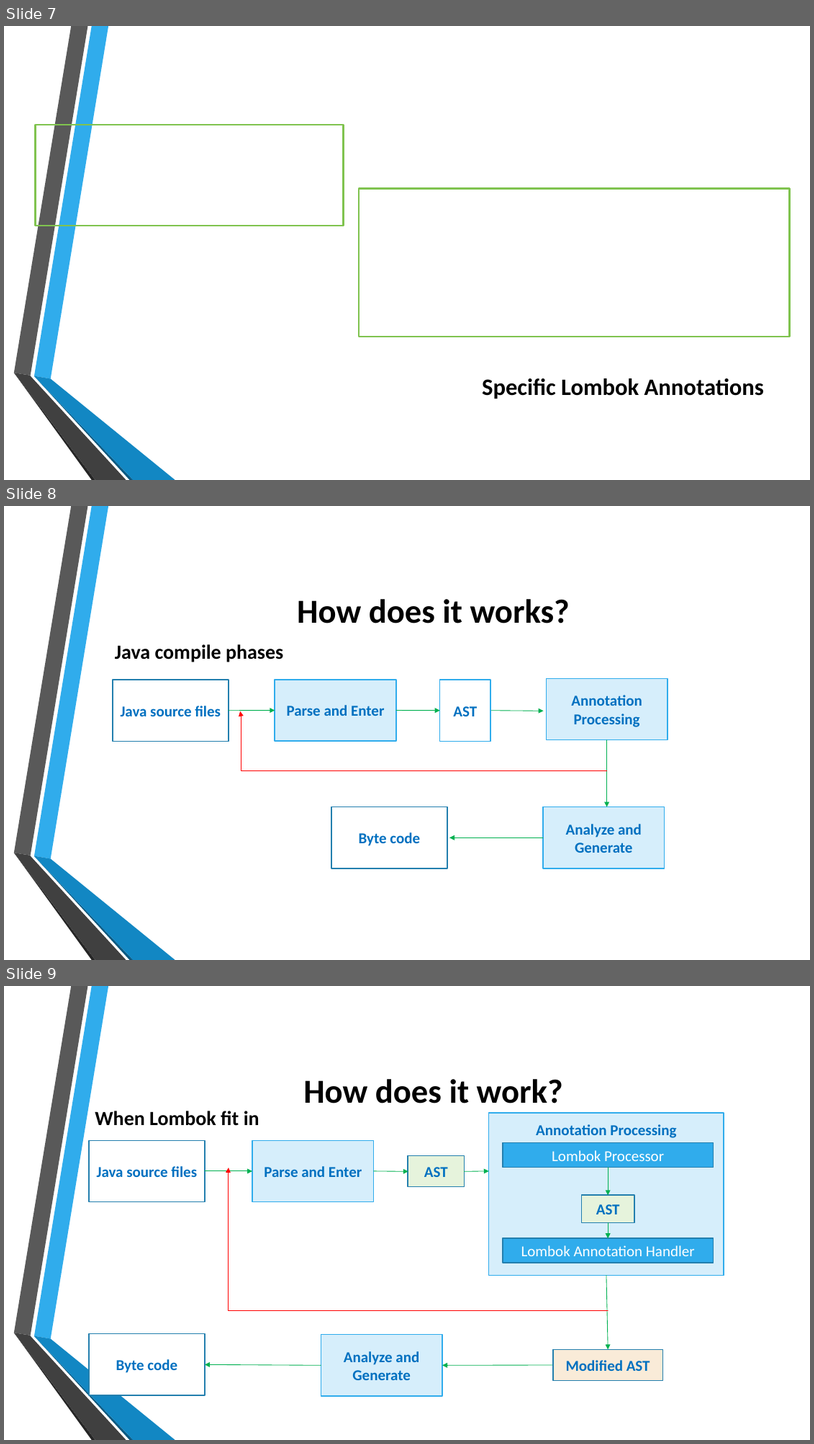
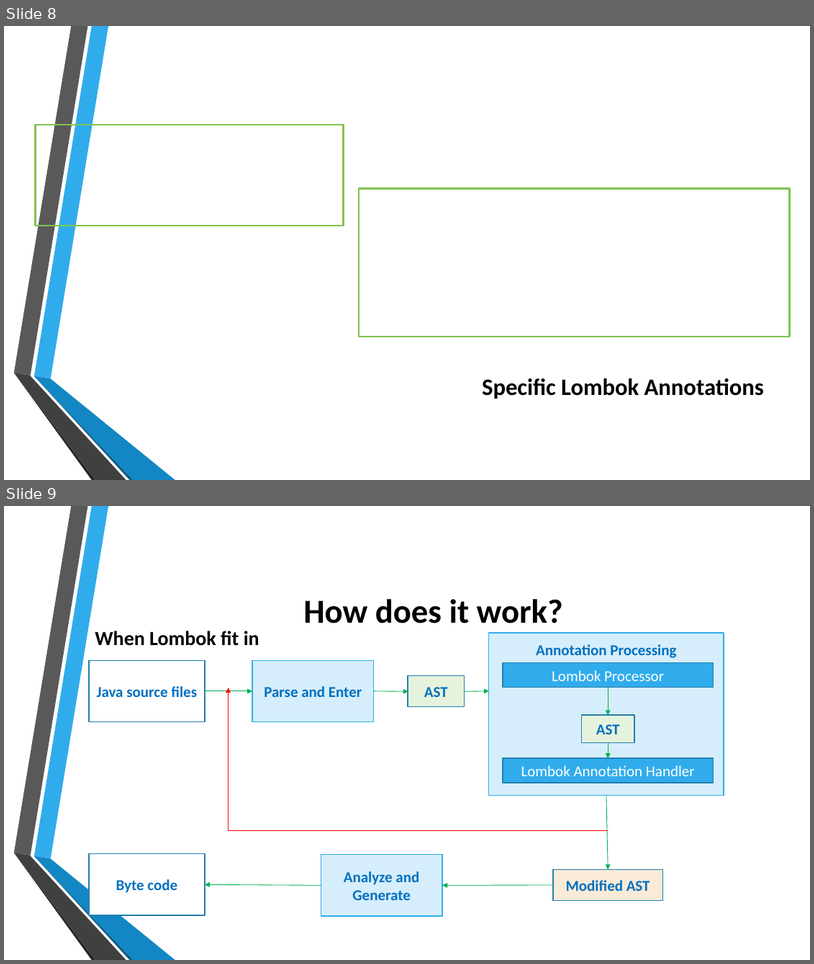
Before and after one commit to vanthuongkb/vanthuong, a slide deck: LombokPresentation.pptm. Shown one above the other, each under a label of ours: slides 7, 8 and 9 before the commit, slides 8 and 9 after it. The pictures are 814x1444 and 814x964 pixels, drawn with LibreOffice and Linux fonts; fonts in the diff are those of the drawing; background and template pictures are left out. Boxes give left, top, right and bottom in pixels: in the first picture for what was removed or moved away, otherwise in the second. Text is boxed around its words. In the diff, an @@ line names an element or a change of style, - is before the commit and + after.

```diff
--- a/LombokPresentation.pptm
+++ b/LombokPresentation.pptm
@@ slide 8 removed at box(4, 506, 810, 960), background picture (left out); not listed: 6 template elements that a slide beside it also shows @@
@@ title removed at box(297, 599, 570, 623) @@
-How does it works?
@@ text removed at box(115, 644, 283, 662) @@
-Java compile phases
@@ group removed at box(113, 678, 669, 868): 6 rectangles, 5 arrows, 1 elbow arrow @@
-Java source files
-Parse and Enter
-Annotation Processing
-Analyze and Generate
-Byte code
-AST
@@ what was slide 7 is now slide 8 @@
```
Also in this commit, not shown: 1 slide added.
